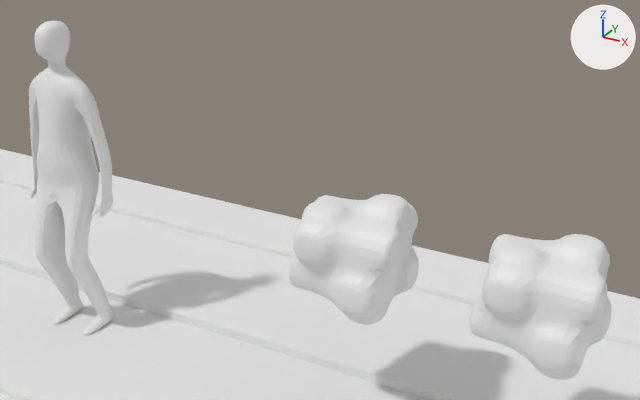
Two versions of the Blender file scenes/candy_man.blend, one commit apart.
The view is the same before and after, from a 50 mm camera at (1.918, -1.863, 1.555) aimed at (0.843, 0.092, 0.578). Lighting does not change. The marker at upper right points along +X, +Y and +Z.

The first picture shows 'Bad', 'Good', 'Plane', 'Tobby'.
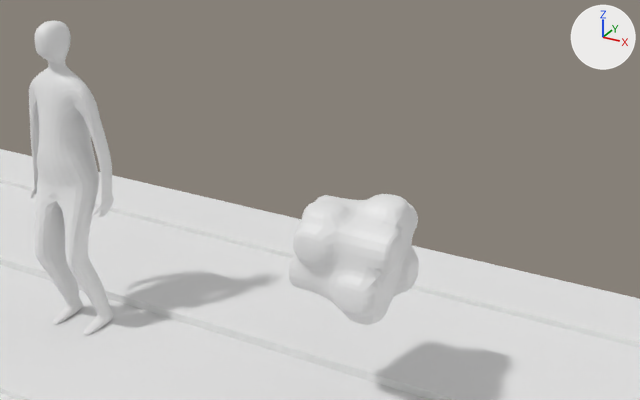
Boxes [x1, y1, x2, y2] around the edits, measured in the pictures (640 x 400 px):
'Bad', deleted
    before: [469, 234, 612, 380]

The change, as a list of edits to the scene's bpy script:
```text
Remove ob_bad:
    ob_bad = bpy.data.objects.new('Bad', me_bad)
    ob_bad.location = (1.5, 0.0, 0.5)
    ob_bad.scale = (0.119, 0.116, 0.112)
    _m = ob_bad.modifiers.new('Subdivision', 'SUBSURF')
```
